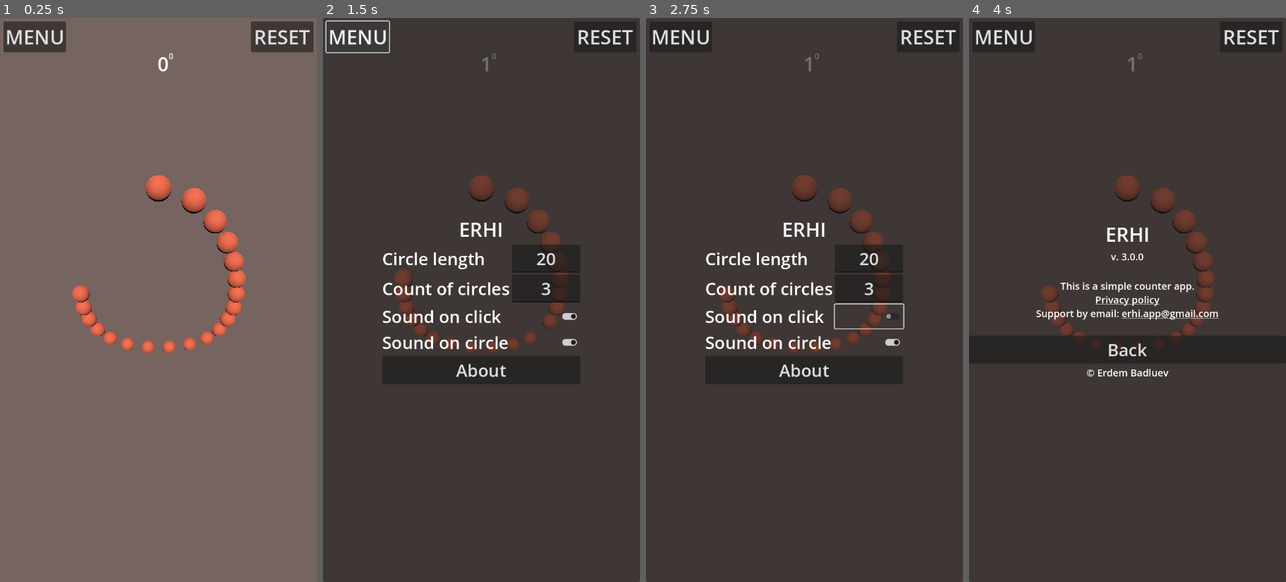
Above: before the commit, frames 1-4 (left to right).
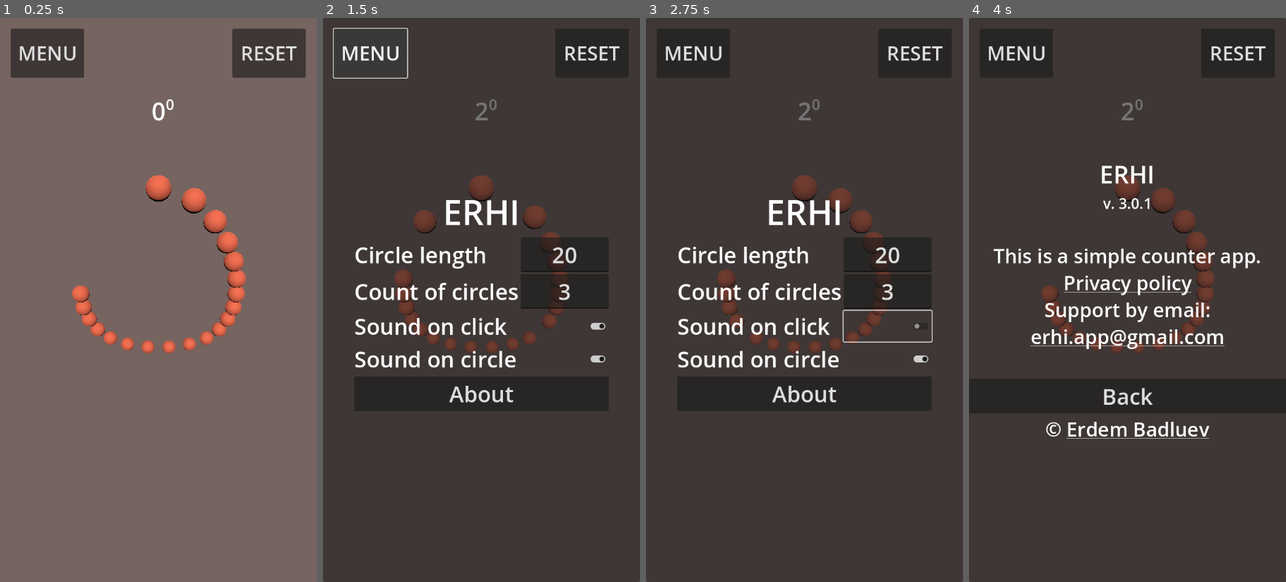
Above: after the commit, the same moments.

Repository: ErdemRodionovich/ERHI_2
Game: Godot game, scene res://main.tscn
The game is run twice, just before and just after one commit, with the same random seed, the same clock (stepped at 60 frames per second) and the same inputs.
Inputs (mouse positions are in pixels of both pictures, inside the frame that each line leads up to; where the layout moved, square brackets give the same spot in the first picture):
- Up to frame 1 (0.25 s): no input
- Up to frame 2 (1.5 s): tap Enter at 0.5 s; move the mouse to (551, 271) at 0.52 s; click (551, 271) at 0.6 s; click "MENU" at 1.25 s
- Up to frame 3 (2.75 s): click (886, 328) [867, 316] at 2 s
- Up to frame 4 (4 s): click (1209, 356) [1190, 345] at 2.75 s; click "About" at 3.5 s

The runs differ from the first frame. In frame 1, 4.0% of the frame differs, in the area x 1-99%, y 0-19%; in frame 2, 6.9%, in the area x 0-98%, y 0-69%; in frame 3, 6.5%; in frame 4, 6.2%.

Commit message:
updates in UI

Diff:
--- a/erhi_godot/Icons/ERHI.svg
+++ b/erhi_godot/Icons/ERHI.svg
@@ -24,8 +24,8 @@
      inkscape:deskcolor="#d1d1d1"
      inkscape:document-units="mm"
      inkscape:zoom="1.4307099"
-     inkscape:cx="386.87089"
-     inkscape:cy="632.20365"
+     inkscape:cx="386.87088"
+     inkscape:cy="632.20364"
      inkscape:window-width="1884"
      inkscape:window-height="1011"
      inkscape:window-x="36"
@@ -42,15 +42,25 @@
        id="g3"
        transform="translate(62.546319,107.35398)">
       <rect
-         style="display:inline;opacity:0.977841;fill:#756460;fill-opacity:1;stroke-width:0.475001"
+         style="opacity:0.977841;fill:none;stroke-width:0.475001"
+         id="rect2"
+         width="83"
+         height="83"
+         x="0.95368099"
+         y="-0.35398"
+         inkscape:export-filename="Foreground_ERHI_432.png"
+         inkscape:export-xdpi="132.20241"
+         inkscape:export-ydpi="132.20241" />
+      <rect
+         style="display:none;opacity:0.977841;fill:#756460;fill-opacity:1;stroke-width:0.475001"
          id="rect1"
          width="55"
          height="55"
          x="14.953681"
          y="13.64602"
-         inkscape:export-filename="ERHI_432.png"
-         inkscape:export-xdpi="199.50545"
-         inkscape:export-ydpi="199.50545" />
+         inkscape:export-filename="ERHI_512.png"
+         inkscape:export-xdpi="236.4509"
+         inkscape:export-ydpi="236.4509" />
       <g
          id="g2"
          transform="translate(3.2358394,10.80336)"
--- a/erhi_godot/hud.tscn
+++ b/erhi_godot/hud.tscn
@@ -18,12 +18,12 @@
 anchors_preset = 5
 anchor_left = 0.5
 anchor_right = 0.5
-offset_left = -19.0
-offset_top = 66.0
-offset_right = 21.0
-offset_bottom = 121.0
+offset_left = -25.0
+offset_top = 155.0
+offset_right = 15.0
+offset_bottom = 210.0
 grow_horizontal = 2
-theme_override_font_sizes/font_size = 40
+theme_override_font_sizes/font_size = 50
 text = "0"
 horizontal_alignment = 2
 
@@ -35,6 +35,7 @@
 offset_right = 40.0
 offset_bottom = 23.0
 grow_horizontal = 0
+theme_override_font_sizes/font_size = 30
 text = "0"
 
 [node name="TabContainer" type="TabContainer" parent="."]
@@ -45,10 +46,11 @@
 grow_horizontal = 2
 grow_vertical = 2
 theme_override_font_sizes/font_size = 35
-current_tab = 0
+current_tab = 1
 tabs_visible = false
 
 [node name="WelcomeScreen" type="VBoxContainer" parent="TabContainer"]
+visible = false
 layout_mode = 2
 alignment = 1
 metadata/_tab_index = 0
@@ -61,7 +63,6 @@
 vertical_alignment = 1
 
 [node name="MenuScreen" type="CenterContainer" parent="TabContainer"]
-visible = false
 layout_mode = 2
 metadata/_tab_index = 1
 
@@ -70,7 +71,7 @@
 
 [node name="ErhiLabel" type="Label" parent="TabContainer/MenuScreen/VBoxContainer"]
 layout_mode = 2
-theme_override_font_sizes/font_size = 40
+theme_override_font_sizes/font_size = 70
 text = "ERHI"
 horizontal_alignment = 1
 
@@ -80,50 +81,50 @@
 
 [node name="CicrleLengthLabel" type="Label" parent="TabContainer/MenuScreen/VBoxContainer/Menu"]
 layout_mode = 2
-theme_override_font_sizes/font_size = 35
+theme_override_font_sizes/font_size = 45
 text = "Circle length"
 
 [node name="CircleLengthEdit" type="LineEdit" parent="TabContainer/MenuScreen/VBoxContainer/Menu"]
 layout_mode = 2
-theme_override_font_sizes/font_size = 35
+theme_override_font_sizes/font_size = 45
 text = "20"
 alignment = 1
 
 [node name="CountOfCirclesLabel" type="Label" parent="TabContainer/MenuScreen/VBoxContainer/Menu"]
 layout_mode = 2
-theme_override_font_sizes/font_size = 35
+theme_override_font_sizes/font_size = 45
 text = "Count of circles"
 
 [node name="CountOfCirclesCountEdit" type="LineEdit" parent="TabContainer/MenuScreen/VBoxContainer/Menu"]
 layout_mode = 2
-theme_override_font_sizes/font_size = 35
+theme_override_font_sizes/font_size = 45
 text = "3"
 alignment = 1
 max_length = 18
 
 [node name="SoundOnClickLabel" type="Label" parent="TabContainer/MenuScreen/VBoxContainer/Menu"]
 layout_mode = 2
-theme_override_font_sizes/font_size = 35
+theme_override_font_sizes/font_size = 45
 text = "Sound on click"
 
 [node name="SoundOnClickButton" type="CheckButton" parent="TabContainer/MenuScreen/VBoxContainer/Menu"]
 layout_mode = 2
-theme_override_font_sizes/font_size = 40
+theme_override_font_sizes/font_size = 45
 alignment = 1
 
 [node name="SoundOnCircleLabel" type="Label" parent="TabContainer/MenuScreen/VBoxContainer/Menu"]
 layout_mode = 2
-theme_override_font_sizes/font_size = 35
+theme_override_font_sizes/font_size = 45
 text = "Sound on circle"
 
 [node name="SoundOnCircleButton" type="CheckButton" parent="TabContainer/MenuScreen/VBoxContainer/Menu"]
 layout_mode = 2
-theme_override_font_sizes/font_size = 40
+theme_override_font_sizes/font_size = 45
 alignment = 1
 
 [node name="AboutButton" type="Button" parent="TabContainer/MenuScreen/VBoxContainer"]
 layout_mode = 2
-theme_override_font_sizes/font_size = 35
+theme_override_font_sizes/font_size = 45
 text = "About"
 
 [node name="AboutScreen" type="VBoxContainer" parent="TabContainer"]
@@ -134,19 +135,19 @@
 
 [node name="ErhiLabel" type="Label" parent="TabContainer/AboutScreen"]
 layout_mode = 2
-theme_override_font_sizes/font_size = 40
+theme_override_font_sizes/font_size = 50
 text = "ERHI"
 horizontal_alignment = 1
 
 [node name="VersionLabel" type="Label" parent="TabContainer/AboutScreen"]
 layout_mode = 2
-theme_override_font_sizes/font_size = 20
+theme_override_font_sizes/font_size = 30
 text = "v. 3.0.0"
 horizontal_alignment = 1
 
 [node name="AboutRichTextLabel" type="RichTextLabel" parent="TabContainer/AboutScreen"]
 layout_mode = 2
-theme_override_font_sizes/normal_font_size = 20
+theme_override_font_sizes/normal_font_size = 40
 bbcode_enabled = true
 text = "
 This is a simple counter app.
@@ -158,12 +159,12 @@
 
 [node name="BackButton" type="Button" parent="TabContainer/AboutScreen"]
 layout_mode = 2
-theme_override_font_sizes/font_size = 35
+theme_override_font_sizes/font_size = 45
 text = "Back"
 
 [node name="AuthorLabel" type="RichTextLabel" parent="TabContainer/AboutScreen"]
 layout_mode = 2
-theme_override_font_sizes/normal_font_size = 20
+theme_override_font_sizes/normal_font_size = 40
 bbcode_enabled = true
 text = "© [url=https://erdemrodionovich.github.io/]Erdem Badluev[/url]"
 fit_content = true
@@ -171,10 +172,10 @@
 
 [node name="MenuButton" type="Button" parent="."]
 layout_mode = 0
-offset_left = 7.0
-offset_top = 7.0
-offset_right = 90.0
-offset_bottom = 59.0
+offset_left = 22.0
+offset_top = 22.0
+offset_right = 172.0
+offset_bottom = 122.0
 theme_override_font_sizes/font_size = 40
 text = "MENU"
 
@@ -183,10 +184,10 @@
 anchors_preset = 1
 anchor_left = 1.0
 anchor_right = 1.0
-offset_left = -135.0
-offset_top = 7.0
-offset_right = -7.0
-offset_bottom = 70.0
+offset_left = -173.0
+offset_top = 22.0
+offset_right = -23.0
+offset_bottom = 122.0
 grow_horizontal = 0
 theme_override_font_sizes/font_size = 40
 text = "RESET"
--- a/erhi_godot/main.gd
+++ b/erhi_godot/main.gd
@@ -100,6 +100,8 @@
 	sound_on_click = enabled
 
 func _notification(what):
-	if what == NOTIFICATION_WM_CLOSE_REQUEST or what == NOTIFICATION_APPLICATION_PAUSED or what == NOTIFICATION_WM_GO_BACK_REQUEST:
+	if what == NOTIFICATION_WM_CLOSE_REQUEST or what == NOTIFICATION_WM_GO_BACK_REQUEST:
 		save_game()
 		get_tree().quit()
+	elif what == NOTIFICATION_APPLICATION_PAUSED:
+		save_game()
--- a/erhi_godot/project.godot
+++ b/erhi_godot/project.godot
@@ -11,7 +11,7 @@
 [application]
 
 config/name="ERHI"
-config/version="3.0.0"
+config/version="3.0.1"
 run/main_scene="uid://k6timqto44u3"
 config/features=PackedStringArray("4.4", "GL Compatibility")
 boot_splash/image="uid://dowy118dsk7f2"
Binary file added: erhi_godot/Icons/ERHI_512.png
Not shown, added: erhi_godot/Icons/ERHI_512.png.import
Binary file changed: erhi_godot/Icons/Foreground_ERHI_432.png
Binary file added: erhi_godot/Screens/just_beads_1024.png
Binary file added: erhi_godot/Screens/just_beads_1024x500.png
Not shown, changed: erhi_godot/export_presets.cfg
